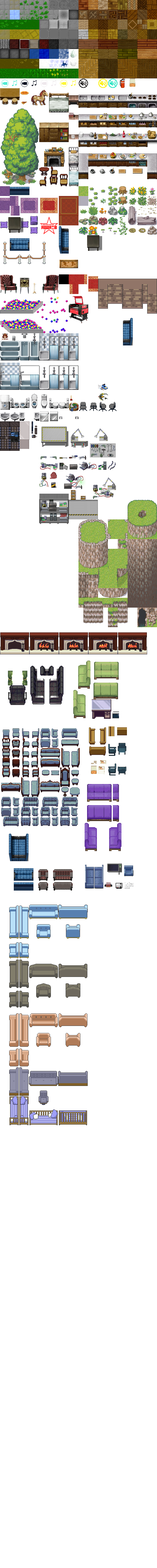
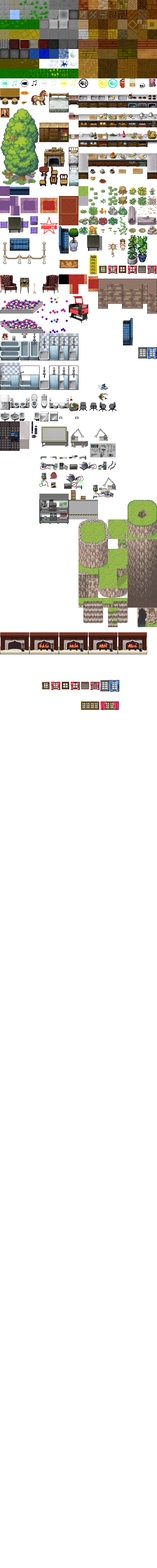
Comparing the layer stacks of the two 157 x 1568 images. Changes:
painted on "tiles" over (0, 78, 157, 1126)
